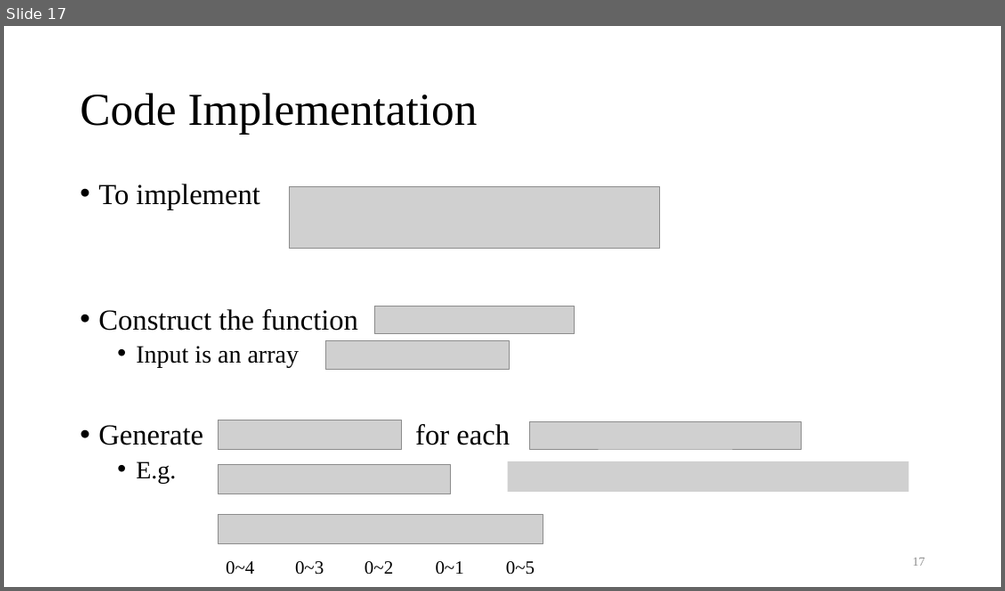
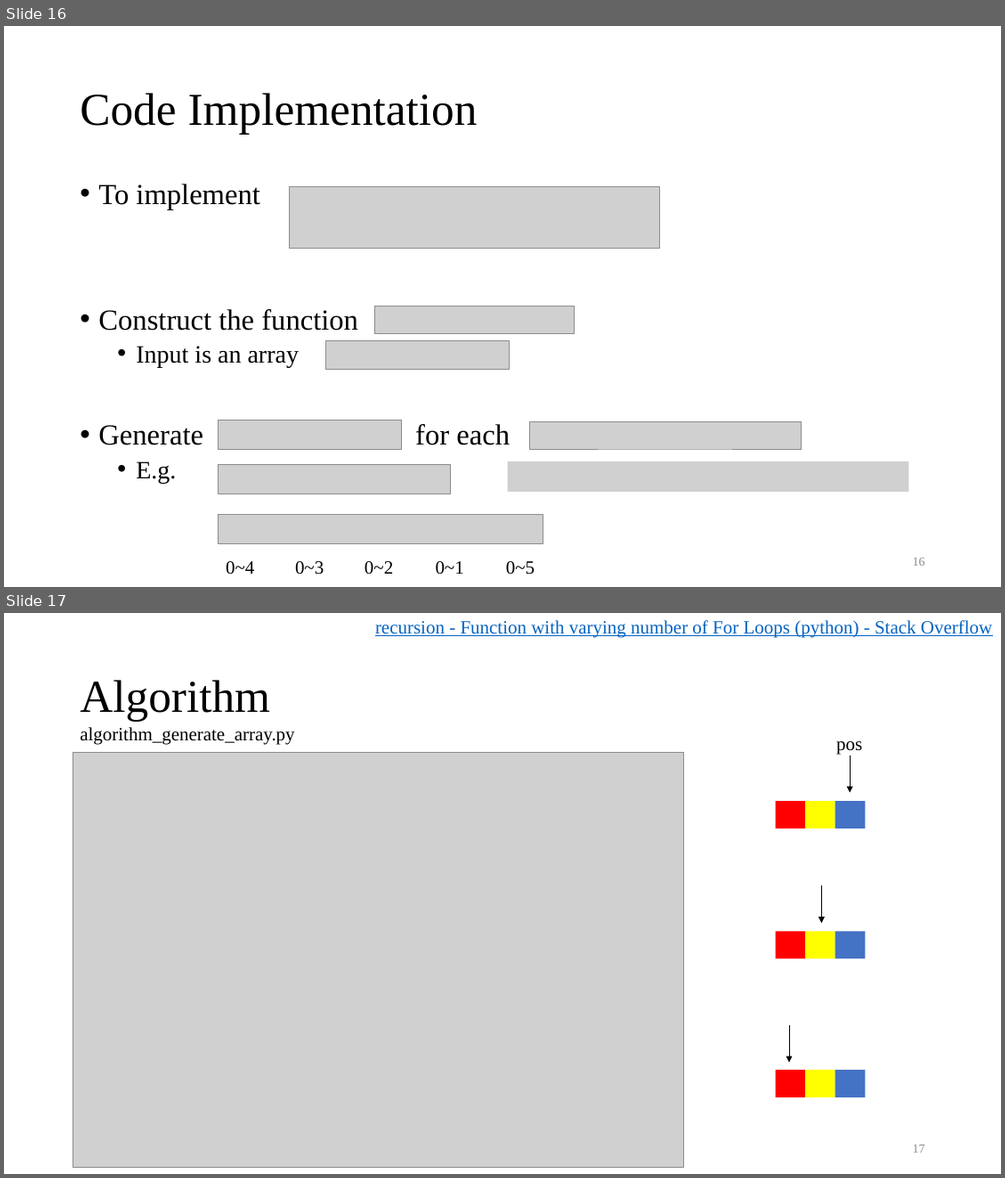
Before and after one commit to Ch-EnShen/intro_to_cp_I_mid, a slide deck: Introduction to cython.pptx. Shown one above the other, each under a label of ours: slide 17 before the commit, slides 16 and 17 after it. The pictures are 1005x591 and 1005x1178 pixels, drawn with LibreOffice and Linux fonts; fonts in the diff are those of the drawing; grey boxes stand for pictures. Boxes give left, top, right and bottom in pixels: in the first picture for what was removed or moved away, otherwise in the second. Text is boxed around its words. In the diff, an @@ line names an element or a change of style, - is before the commit and + after.

Commit message:
update: ppt and algorithm generate_array.py

```diff
--- a/Introduction to cython.pptx
+++ b/Introduction to cython.pptx
@@ slide 17 added at (4, 613, 1001, 1174), background #FFFFFF @@
@@ text added at (375, 620, 992, 637), 18 pt, text #0563C1, underline @@
+recursion - Function with varying number of For Loops (python) - Stack Overflow
@@ title added at (80, 680, 270, 721), 44 pt, text #000000 @@
+Algorithm
@@ text added at (80, 727, 294, 745), 18 pt, text #000000 @@
+algorithm_generate_array.py
@@ text added at (836, 741, 862, 755), 18 pt, text #000000 @@
+pos
@@ picture added at (73, 753, 684, 1167) @@
@@ arrow added from (850, 755) to (850, 793), #000000 0.5 pt @@
@@ rectangle added at (776, 801, 806, 828), fill #FF0000 @@
@@ rectangle added at (806, 801, 835, 828), fill #FFFF00 @@
@@ rectangle added at (835, 801, 866, 828), fill #4472C4 @@
@@ arrow added from (821, 885) to (821, 923), #000000 0.5 pt @@
@@ rectangle added at (776, 931, 806, 958), fill #FF0000 @@
@@ rectangle added at (806, 931, 835, 958), fill #FFFF00 @@
@@ rectangle added at (835, 931, 866, 958), fill #4472C4 @@
@@ arrow added from (789, 1025) to (789, 1062), #000000 0.5 pt @@
@@ rectangle added at (776, 1070, 806, 1097), fill #FF0000 @@
@@ rectangle added at (806, 1070, 835, 1097), fill #FFFF00 @@
@@ rectangle added at (835, 1070, 866, 1097), fill #4472C4 @@
@@ page number added at (913, 1144, 925, 1152), 12 pt, text #8C8C8C @@
+17
@@ what was slide 17 is now slide 16 @@
@@ page number at (913, 557, 925, 565): text changed @@
-17
+16
```
Also in this commit, not shown: 7 slides changed, 2 slides removed, 2 other files.
